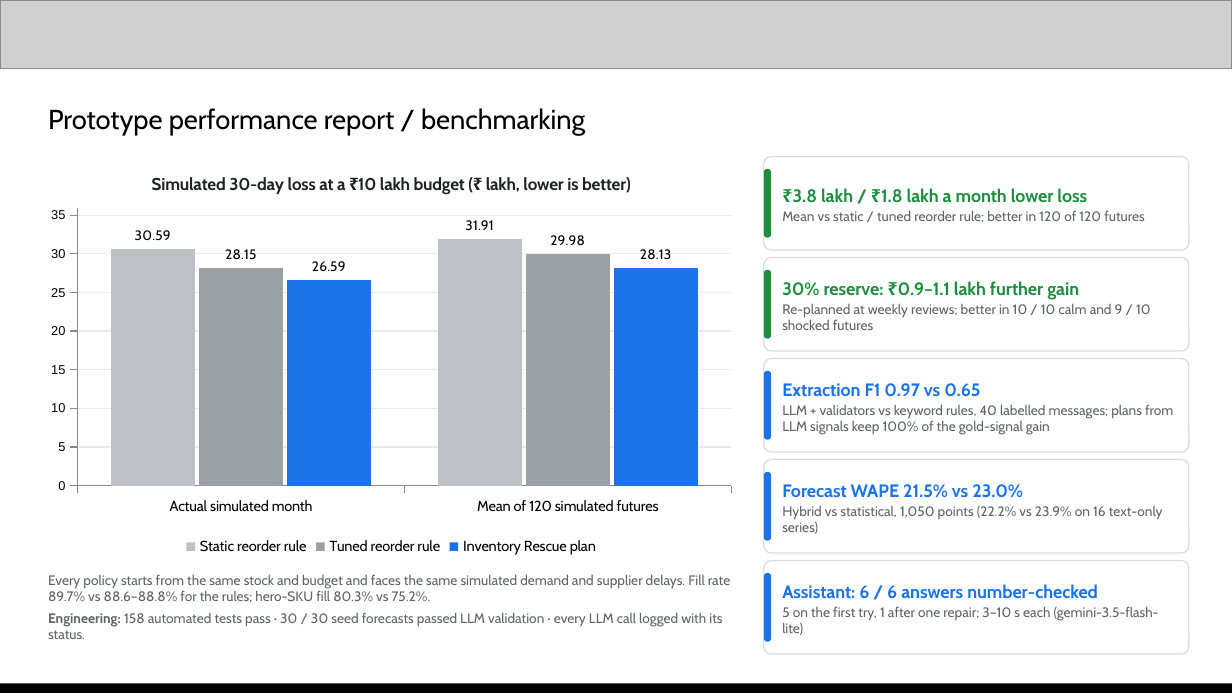
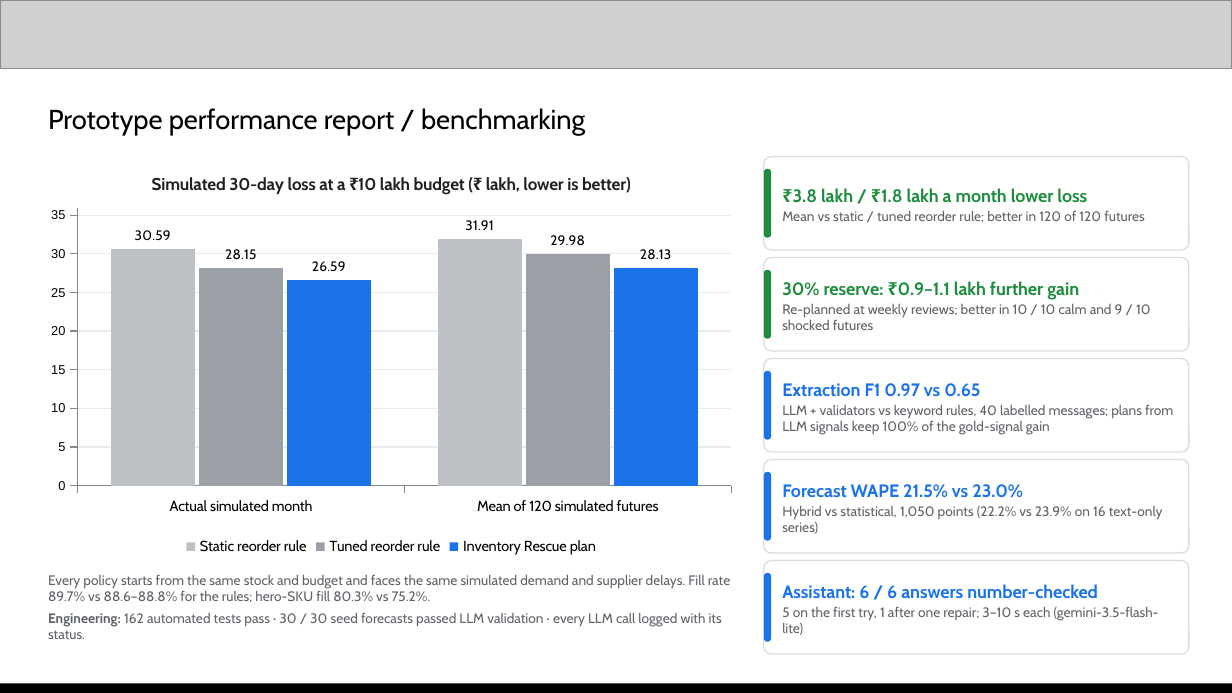
Before and after one commit to Xhahat/inventory-rescue, a slide deck: slide 11 of docs/Inventory_Rescue_AI_Builder_Cup.pptx. Drawn at 1232x693 pixels with LibreOffice and Linux fonts; fonts in the diff are those of the drawing; grey boxes stand for pictures. Boxes give left, top, right and bottom in pixels: in the first picture for what was removed or moved away, otherwise in the second. Text is boxed around its words. In the diff, an @@ line names an element or a change of style, - is before the commit and + after.

```diff
--- a/docs/Inventory_Rescue_AI_Builder_Cup.pptx
+++ b/docs/Inventory_Rescue_AI_Builder_Cup.pptx
@@ text at [48,612,722,639]: text changed @@
-Engineering: 158 automated tests pass · 30 / 30 seed forecasts passed LLM validation · every LLM call logged with its status.
+Engineering: 162 automated tests pass · 30 / 30 seed forecasts passed LLM validation · every LLM call logged with its status.
```
Also in this commit, not shown: 8 other slides changed, 1 other file.
